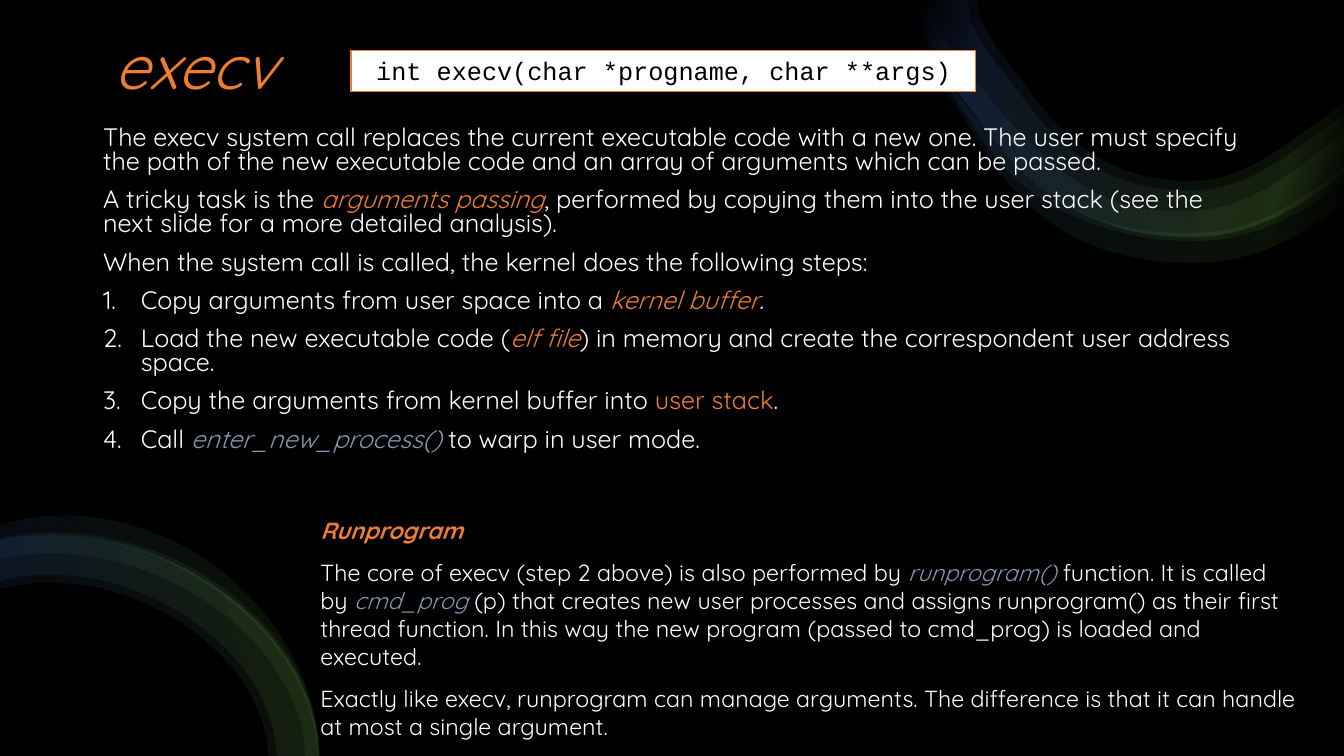
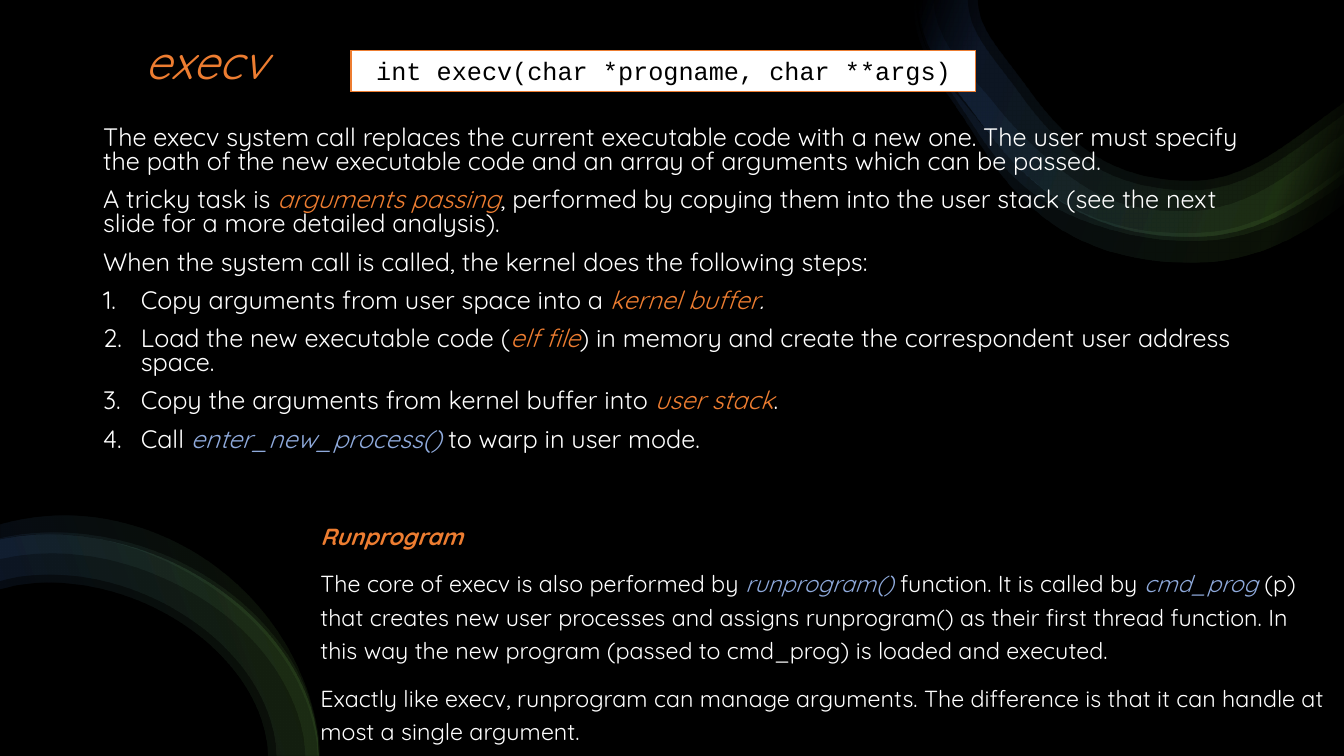
Before and after one commit to DavideAlta/OS161-shell, a slide deck: slide 9 of OS161-shell.pptx. Drawn at 1344x756 pixels with LibreOffice and Linux fonts; fonts in the diff are those of the drawing. Boxes give left, top, right and bottom in pixels: in the first picture for what was removed or moved away, otherwise in the second. Text is boxed around its words. In the diff, an @@ line names an element or a change of style, - is before the commit and + after.

```diff
--- a/OS161-shell.pptx
+++ b/OS161-shell.pptx
@@ text "execv": place and size @@
-text "execv" at (115,56,276,90)
+text "execv" at (145,54,267,80)
@@ text "execv" at (145,54,267,80): size 44 to 33.3 pt; line spacing 0.9 to 0.8 @@
@@ text at (103,189,1216,237): text changed @@
-A tricky task is the arguments passing, performed by copying them into the user stack (see the next slide for a more detailed analysis).
+A tricky task is arguments passing, performed by copying them into the user stack (see the next slide for a more detailed analysis).
@@ text at (141,390,774,453): italic on in "user stack."; text colour #8497B0 to #8FAADC in "enter_new_process()" @@
@@ text at (320,528,1323,745): line spacing 1 to 1.2 @@
@@ text at (320,575,1295,664): text changed @@
-The core of execv (step 2 above) is also performed by runprogram() function. It is called by cmd_prog (p) that creates new user processes and assigns runprogram() as their first thread function. In this way the new program (passed to cmd_prog) is loaded and executed.
+The core of execv is also performed by runprogram() function. It is called by cmd_prog (p) that creates new user processes and assigns runprogram() as their first thread function. In this way the new program (passed to cmd_prog) is loaded and executed.
```
Also in this commit, not shown: 10 other slides changed.
